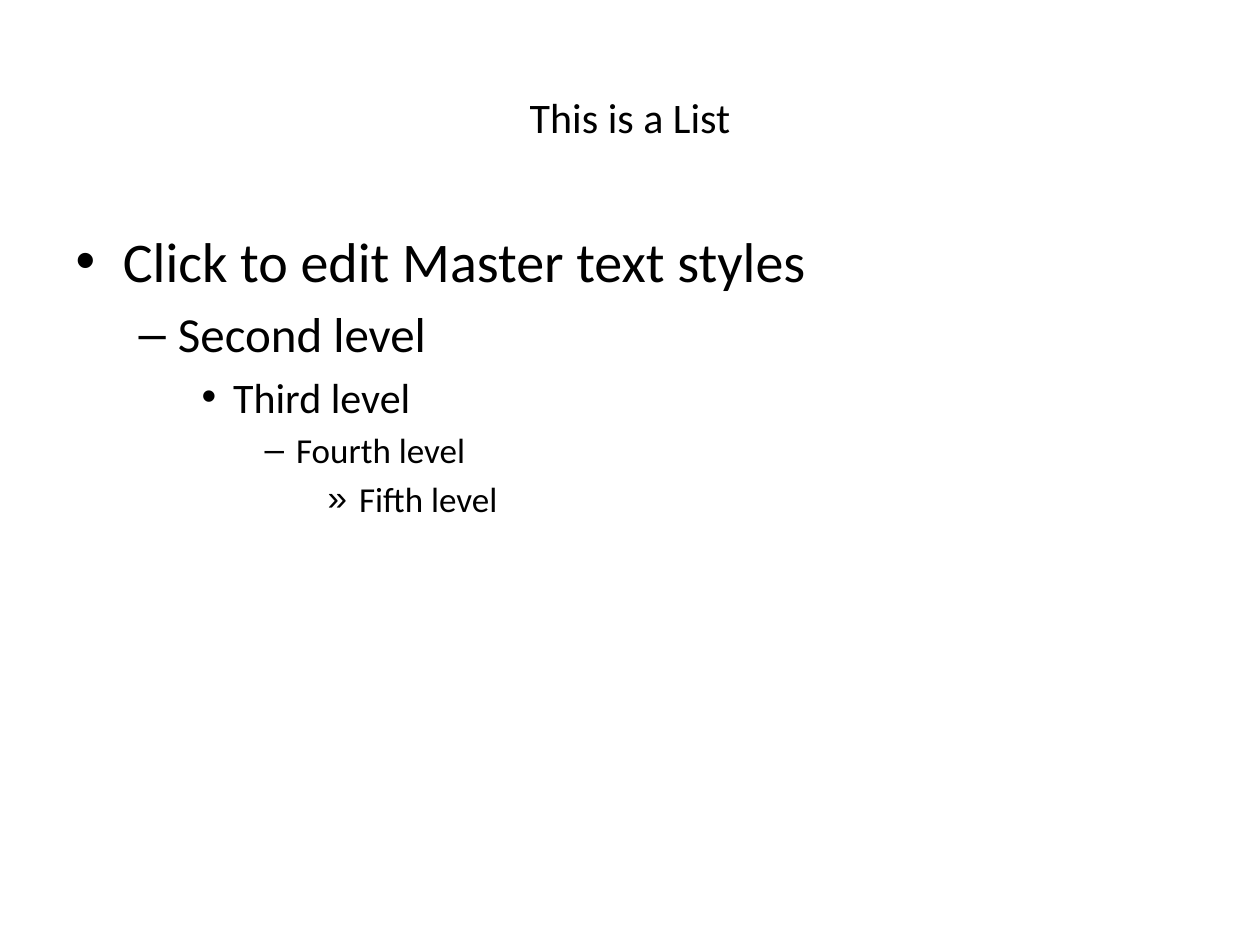
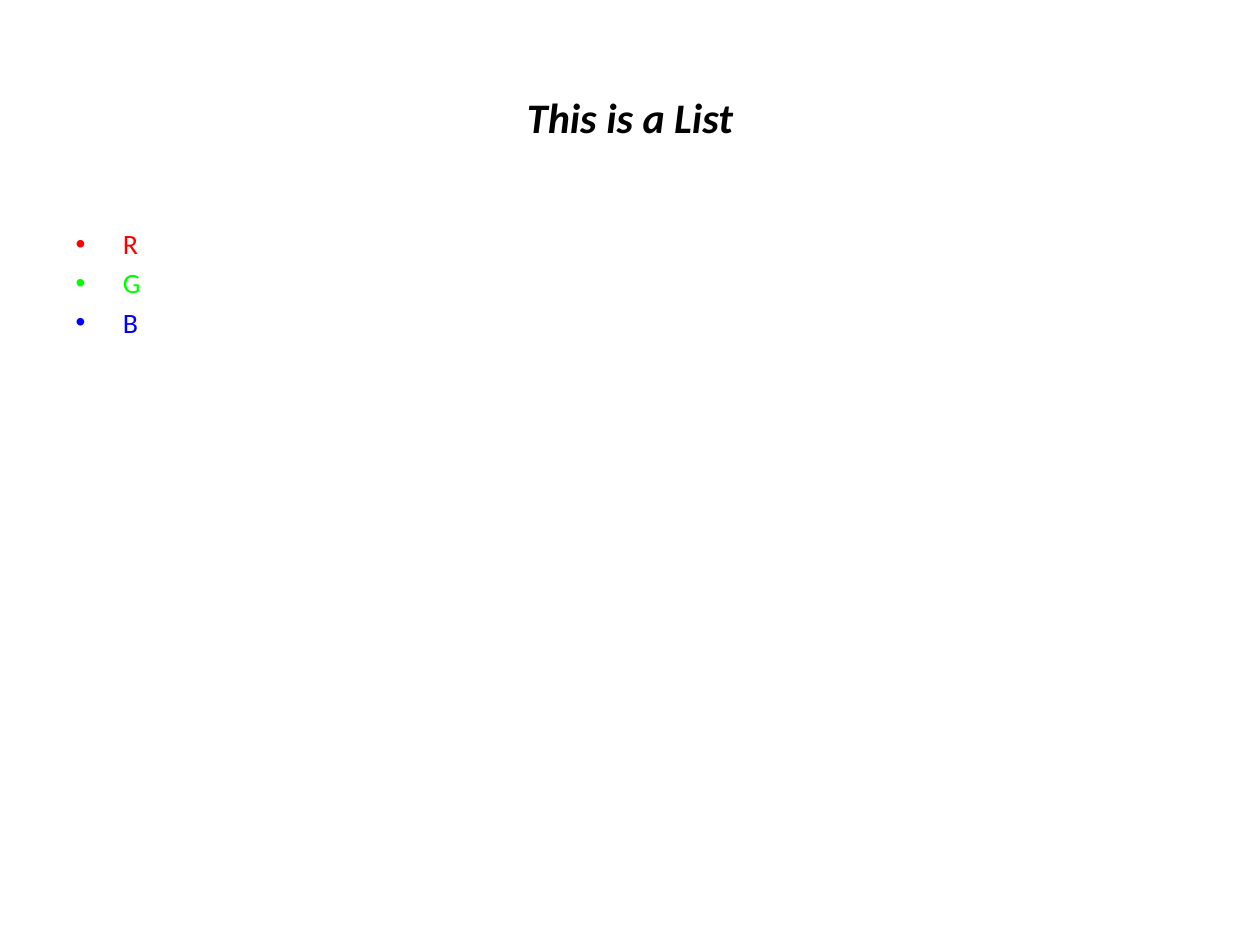
Before and after one commit to monstrotac/JsonConverterProject, a slide deck: slide 3 of JsonConverter/src/main/resources/OutputFolder/test.pptx. Drawn at 1260x945 pixels with LibreOffice and Linux fonts; fonts in the diff are those of the drawing. Boxes give left, top, right and bottom in pixels: in the first picture for what was removed or moved away, otherwise in the second. Text is boxed around its words. In the diff, an @@ line names an element or a change of style, - is before the commit and + after.

```diff
--- a/JsonConverter/src/main/resources/OutputFolder/test.pptx
+++ b/JsonConverter/src/main/resources/OutputFolder/test.pptx
@@ title "This is a List" at (x1=527, y1=103, x2=733, y2=134): bold on, italic on @@
@@ text at (x1=123, y1=236, x2=141, y2=333): text changed; size 32 to 16 pt; text colour #000000 to #FF0000 @@
-• Click to edit Master text styles
-  – Second level
-    • Third level
-      – Fourth level
-        » Fifth level
+• R
+• G
+• B
```
Also in this commit, not shown: 1 other slide changed, 5 other files.
